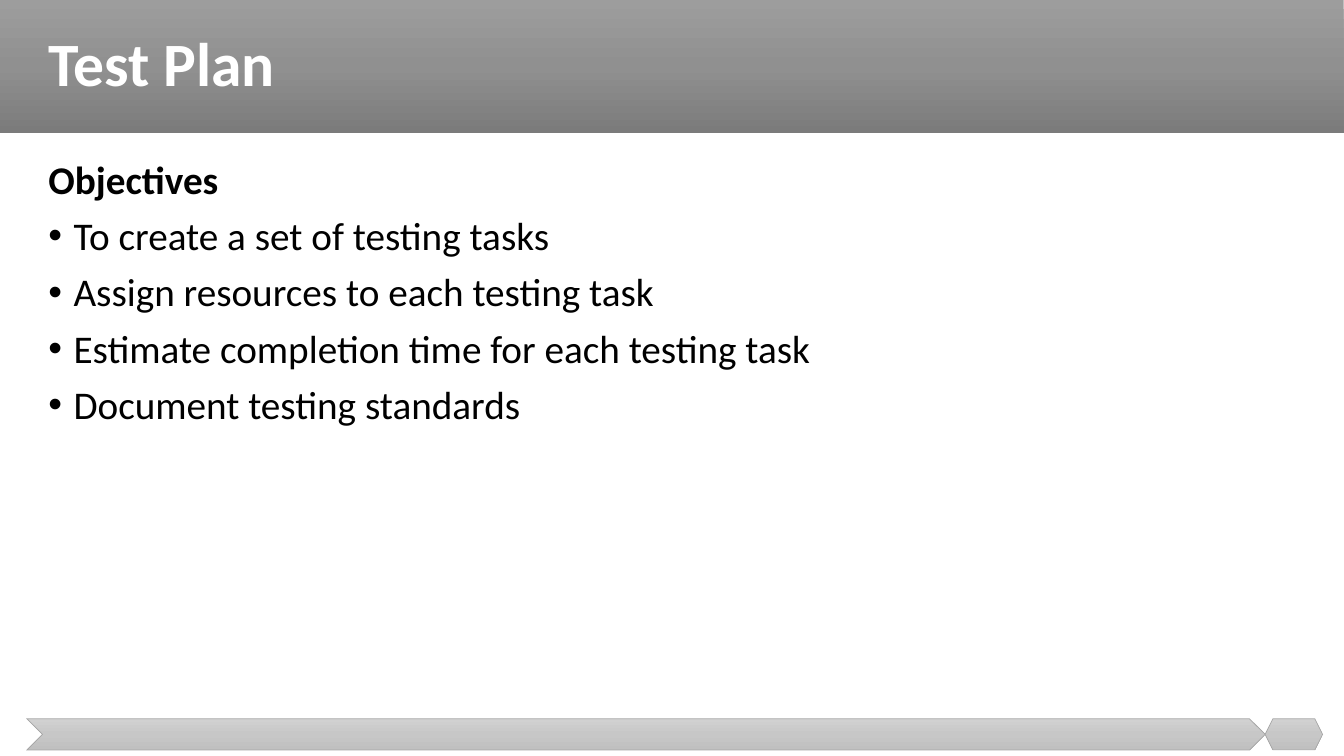
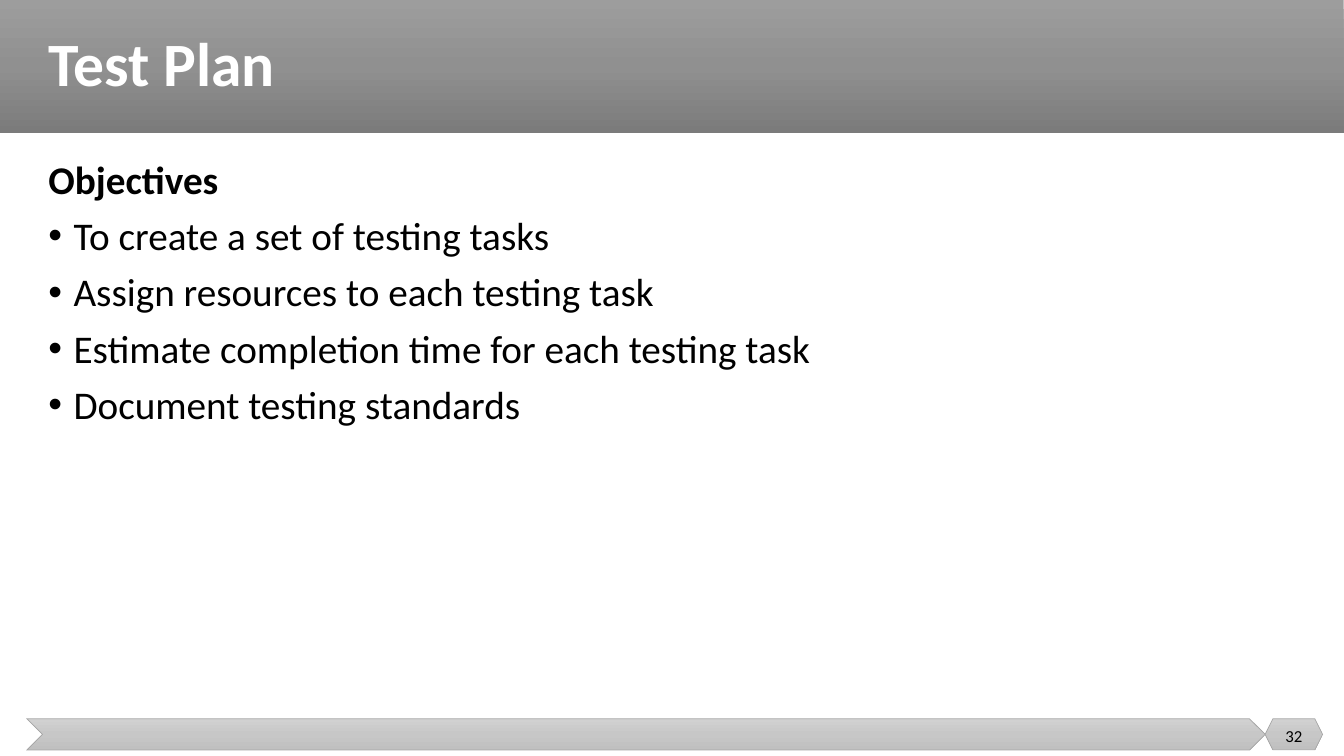
Before and after one commit to malenezi/malenezi, a slide deck: slide 32 of SE401/Lectures/5-Test Management/Test Management.pptx (slide 33 before the commit). Drawn at 1344x756 pixels with LibreOffice and Linux fonts; fonts in the diff are those of the drawing. Boxes give left, top, right and bottom in pixels: in the first picture for what was removed or moved away, otherwise in the second. Text is boxed around its words. In the diff, an @@ line names an element or a change of style, - is before the commit and + after.

```diff
--- a/SE401/Lectures/5-Test Management/Test Management.pptx
+++ b/SE401/Lectures/5-Test Management/Test Management.pptx
@@ page number added at [1285,731,1302,742], 12 pt, text #000000 @@
+32
```
Also in this commit, not shown: 20 other slides changed, 2 slides removed, 2 other files.
